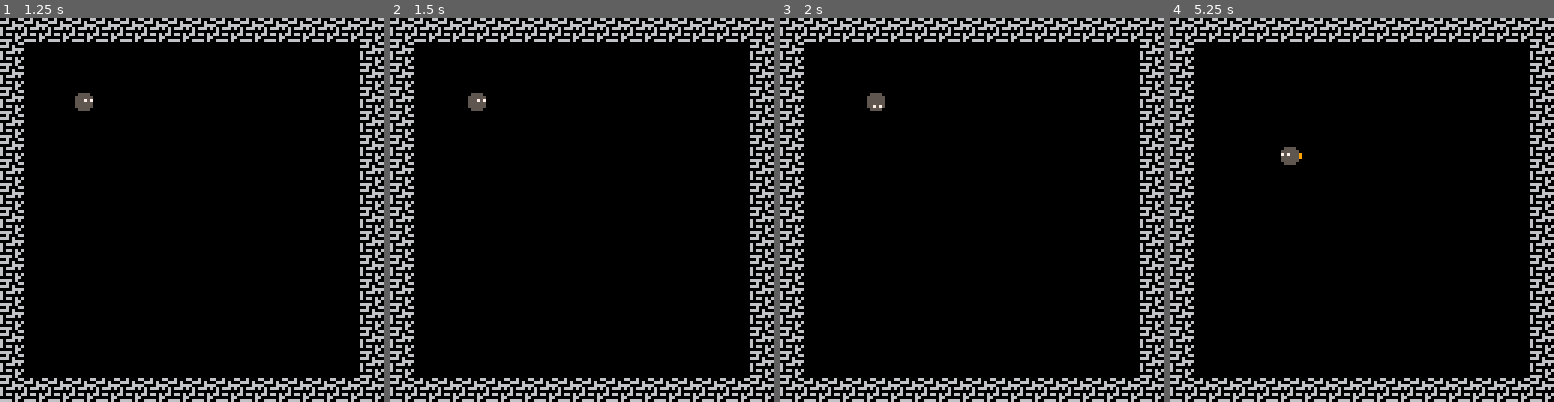
Above: before the commit, frames 1-4 (left to right).
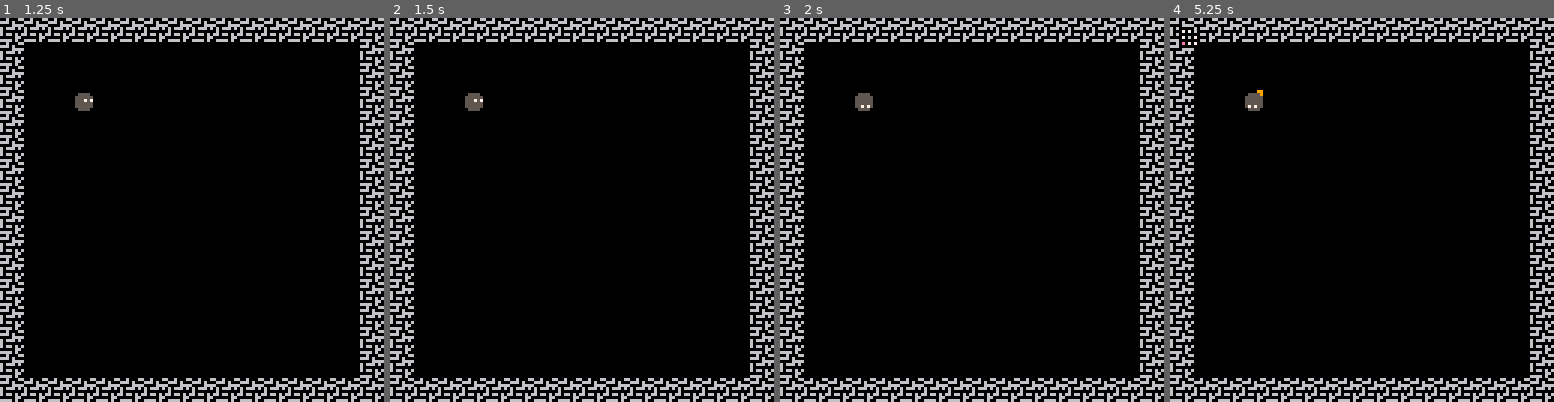
Above: after the commit, the same moments.

Repository: tupini07/games
Game: PICO-8 cartridge pico8/farti/farti.p8
Same seed, same stepped clock (60 frames per second), same inputs: the game is played once before the commit and once after it.
Inputs:
- Up to frame 1 (1.25 s): tap X (X key) at 0.33, 1.07 s; tap O (Z key) at 0.7 s
- Up to frame 2 (1.5 s): no input
- Up to frame 3 (2 s): hold Right from 1.6 s (still down); tap O (Z key) at 1.7 s; tap X (X key) at 1.85 s
- Up to frame 4 (5.25 s): release Right at 2.1 s; tap O (Z key) every 0.4 s from 2.1 to 4.9 s; hold Right 2.47-3.03 s; tap X (X key) at 2.97, 4.08, 5.2 s; hold Left 3.08-3.58 s; hold Right 4.02-4.68 s; hold Left from 5.08 s (still down)

Frame 1 is identical in both runs. In frame 2, less than 0.1% of the frame differs, in the area x 19-25%, y 19-25%; in frame 3, 0.3%; in frame 4, 0.5%, in the area x 2-35%, y 2-39%.

Commit message:
minor work on farti

Diff:
--- a/pico8/farti/farti.p8
+++ b/pico8/farti/farti.p8
@@ -133,11 +133,26 @@
 	local new_x = px + pvel.x
 	local new_y = py + pvel.y
 
-	if fget(mget(flr(new_x/8),flr(new_y/8)),0) then
-	else
-		px = new_x
-		py = new_y
-	end
+--	if fget(mget(flr(nx/8),flr(ny/8)),0) then
+--	else
+--		px = nx
+--		py = ny
+--	end
+
+ -- todo: do smart 1px at a time
+	move_player(pvel.x, pvel.y)
+end
+
+function move_player(dx, dy)
+	local rx = flr(dx)
+	local ry = flr(dy)
+
+	while rx ~= 0 or ry ~= 0 do
+		print("hi")
+		rx -= 1
+		ry -= 1
+	end
+
 end
 
 function draw_player()
